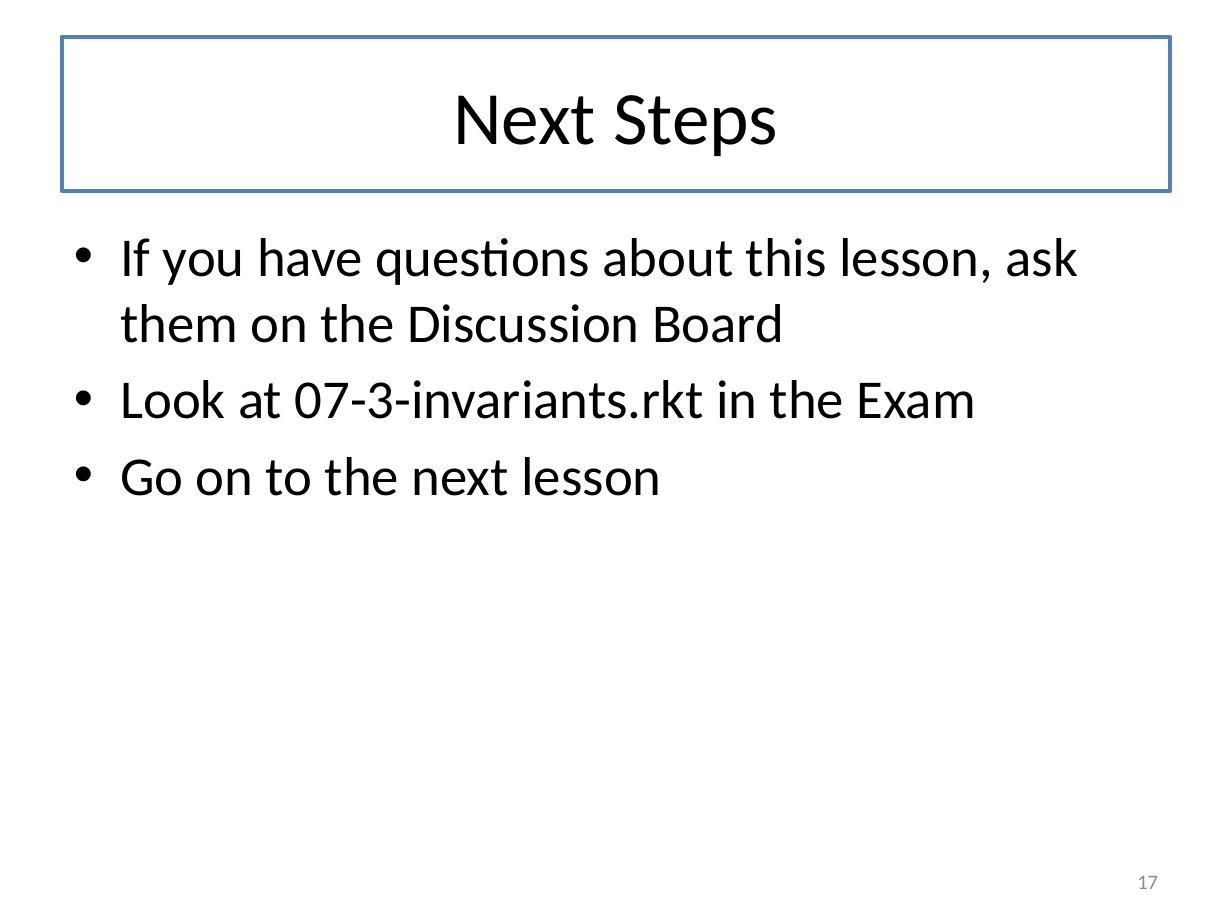
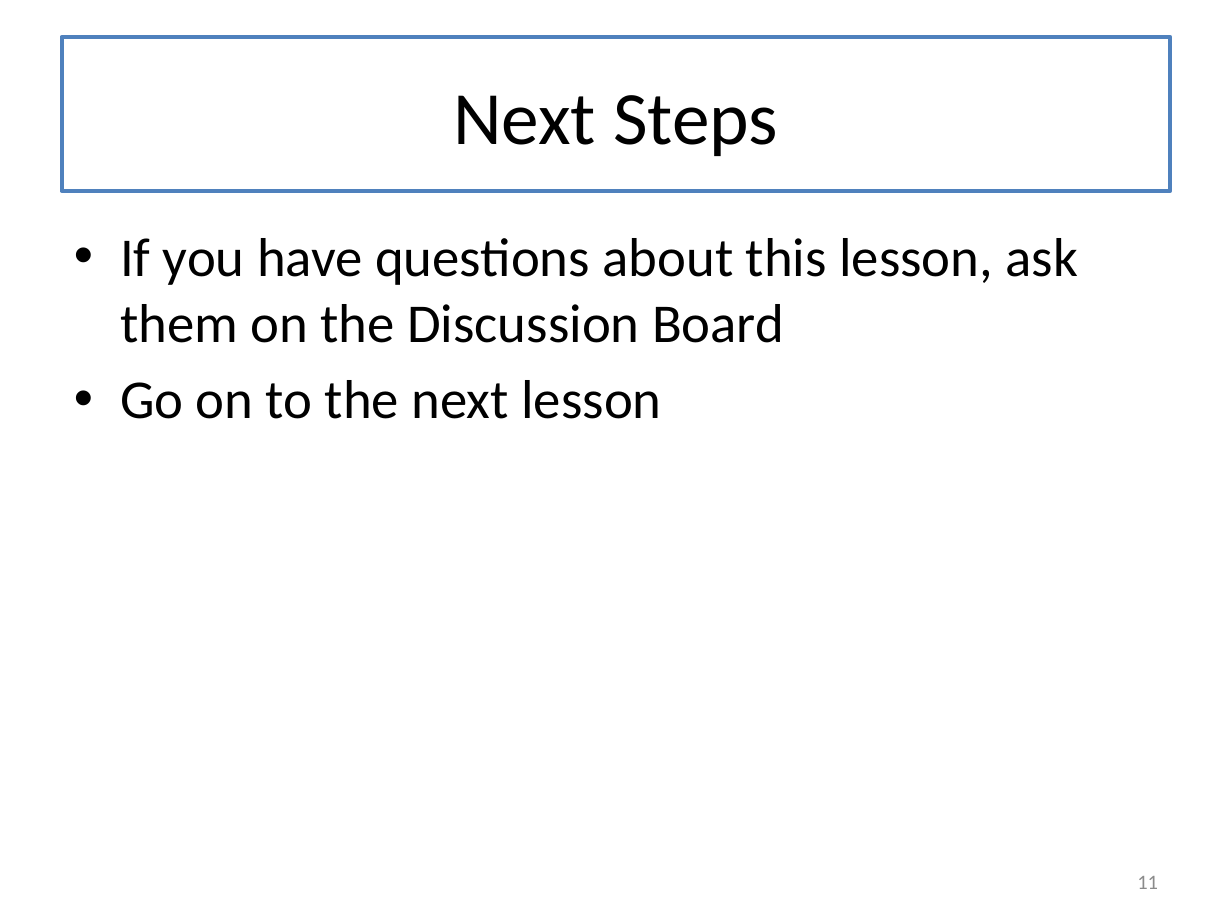
Before and after one commit to mwand/cs5010f17, a slide deck: slide 11 of Slides/Lesson 7.3 When do I need an invariant.pptx (slide 17 before the commit). Drawn at 1232x924 pixels with LibreOffice and Linux fonts; fonts in the diff are those of the drawing. Boxes give left, top, right and bottom in pixels: in the first picture for what was removed or moved away, otherwise in the second. Text is boxed around its words. In the diff, an @@ line names an element or a change of style, - is before the commit and + after.

```diff
--- a/Slides/Lesson 7.3 When do I need an invariant.pptx
+++ b/Slides/Lesson 7.3 When do I need an invariant.pptx
@@ text at box(120, 380, 975, 419): paragraph removed @@
-• Look at 07-3-invariants.rkt in the Exam
@@ page number at box(1137, 876, 1158, 889): text changed @@
-17
+11
```
Also in this commit, not shown: 6 slides removed, 9 other files.
